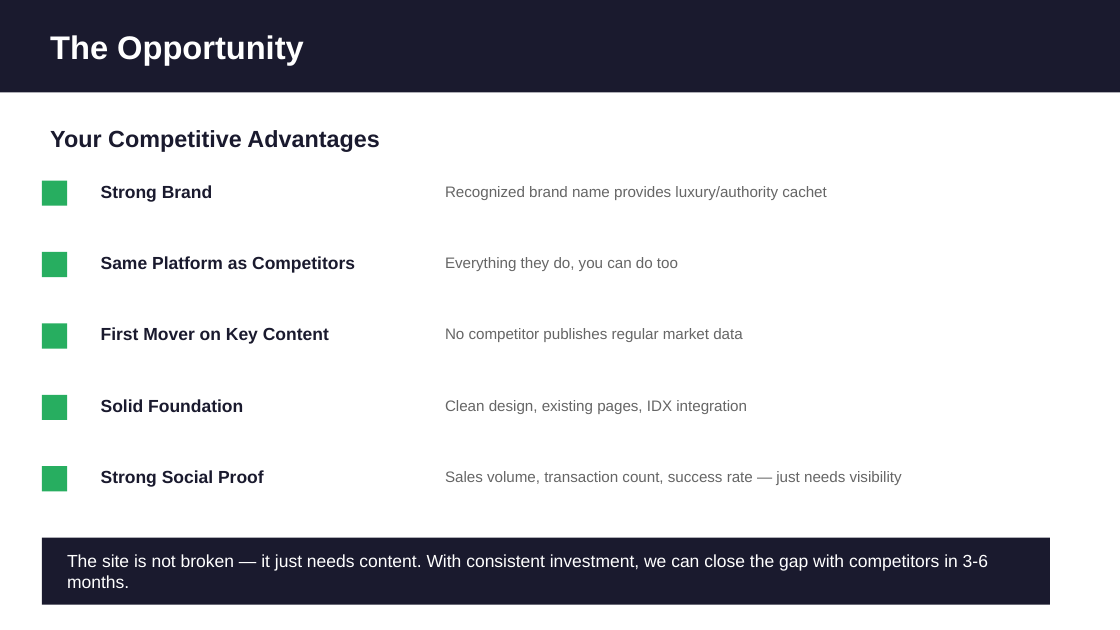
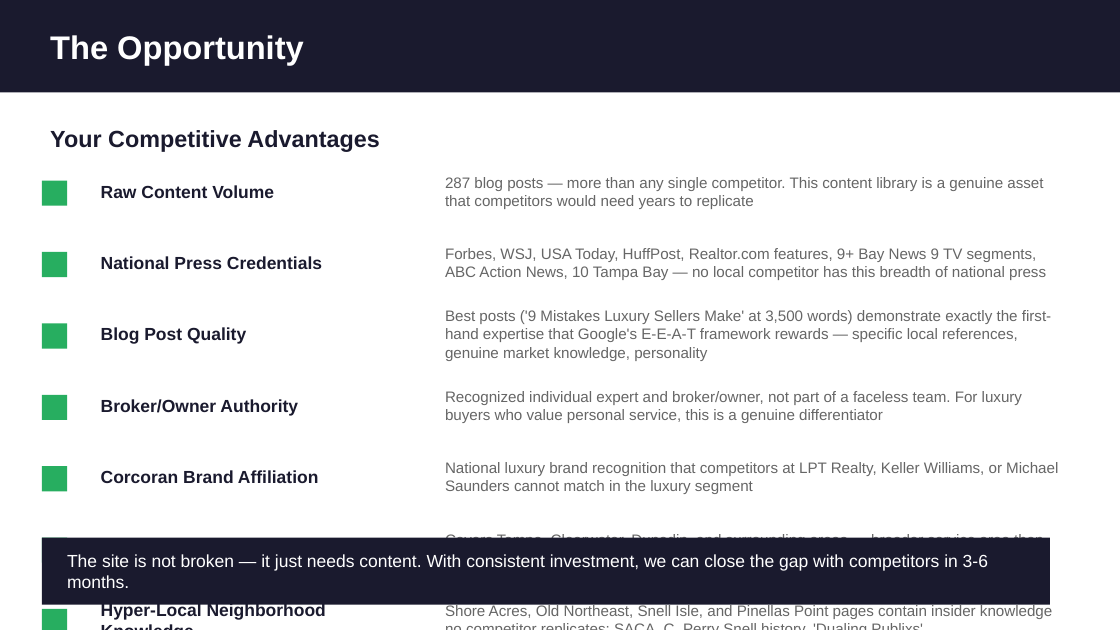
Before and after one commit to tastyppc-marketing/site-audit, a slide deck: slide 14 of clients/liane-jamason/seo/reports/SEO-Audit-Presentation.pptx. Drawn at 1120x630 pixels with LibreOffice and Linux fonts; fonts in the diff are those of the drawing. Boxes give left, top, right and bottom in pixels: in the first picture for what was removed or moved away, otherwise in the second. Text is boxed around its words. In the diff, an @@ line names an element or a change of style, - is before the commit and + after.

```diff
--- a/clients/liane-jamason/seo/reports/SEO-Audit-Presentation.pptx
+++ b/clients/liane-jamason/seo/reports/SEO-Audit-Presentation.pptx
@@ text at [445,177,1043,209]: text changed @@
-Recognized brand name provides luxury/authority cachet
+287 blog posts — more than any single competitor. This content library is a genuine asset that competitors would need years to replicate
@@ text at [101,185,274,198]: text changed @@
-Strong Brand
+Raw Content Volume
@@ text at [101,256,322,269]: text changed @@
-Same Platform as Competitors
+National Press Credentials
@@ text at [445,248,1046,280]: text changed @@
-Everything they do, you can do too
+Forbes, WSJ, USA Today, HuffPost, Realtor.com features, 9+ Bay News 9 TV segments, ABC Action News, 10 Tampa Bay — no local competitor has this breadth of national press
@@ text at [101,327,246,344]: text changed @@
-First Mover on Key Content
+Blog Post Quality
@@ text at [445,310,1051,361]: text changed @@
-No competitor publishes regular market data
+Best posts ('9 Mistakes Luxury Sellers Make' at 3,500 words) demonstrate exactly the first-hand expertise that Google's E-E-A-T framework rewards — specific local references, genuine market knowledge, personality
@@ text at [101,399,298,416]: text changed @@
-Solid Foundation
+Broker/Owner Authority
@@ text at [445,391,1022,423]: text changed @@
-Clean design, existing pages, IDX integration
+Recognized individual expert and broker/owner, not part of a faceless team. For luxury buyers who value personal service, this is a genuine differentiator
@@ text at [101,470,319,483]: text changed @@
-Strong Social Proof
+Corcoran Brand Affiliation
@@ text at [445,462,1058,494]: text changed @@
-Sales volume, transaction count, success rate — just needs visibility
+National luxury brand recognition that competitors at LPT Realty, Keller Williams, or Michael Saunders cannot match in the luxury segment
@@ text added at [445,532,1043,567], 13 pt, text #666666 @@
+Covers Tampa, Clearwater, Dunedin, and surrounding areas — broader service area than most boutique competitors who focus only on St. Pete
@@ rectangle added at [42,609,67,630], fill #27AE60 @@
@@ text added at [101,602,326,620], 15 pt, text #1A1A2E, bold @@
+Hyper-Local Neighborhood Knowledge
@@ text added at [445,604,1052,619], 13 pt, text #666666 @@
+Shore Acres, Old Northeast, Snell Isle, and Pinellas Point pages contain insider knowledge no competitor replicates: SACA, C. Perry Snell history, 'Dualing Publixs'
```
Also in this commit, not shown: 14 other slides changed, 4 other files.
